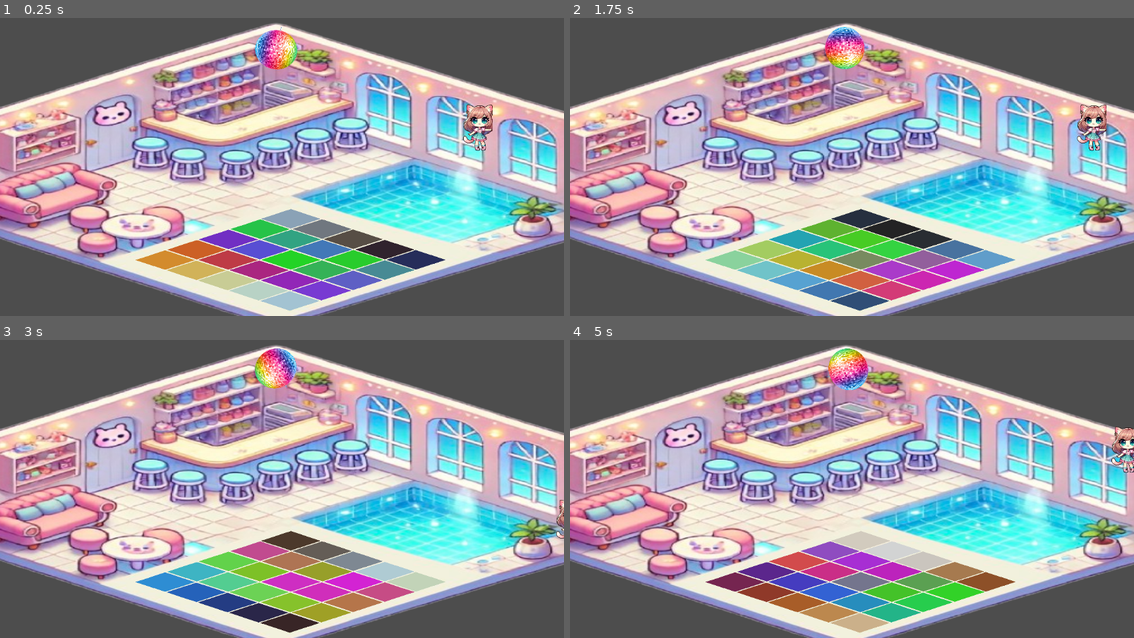
Above: before the commit, frames 1-4 (two rows, left to right).
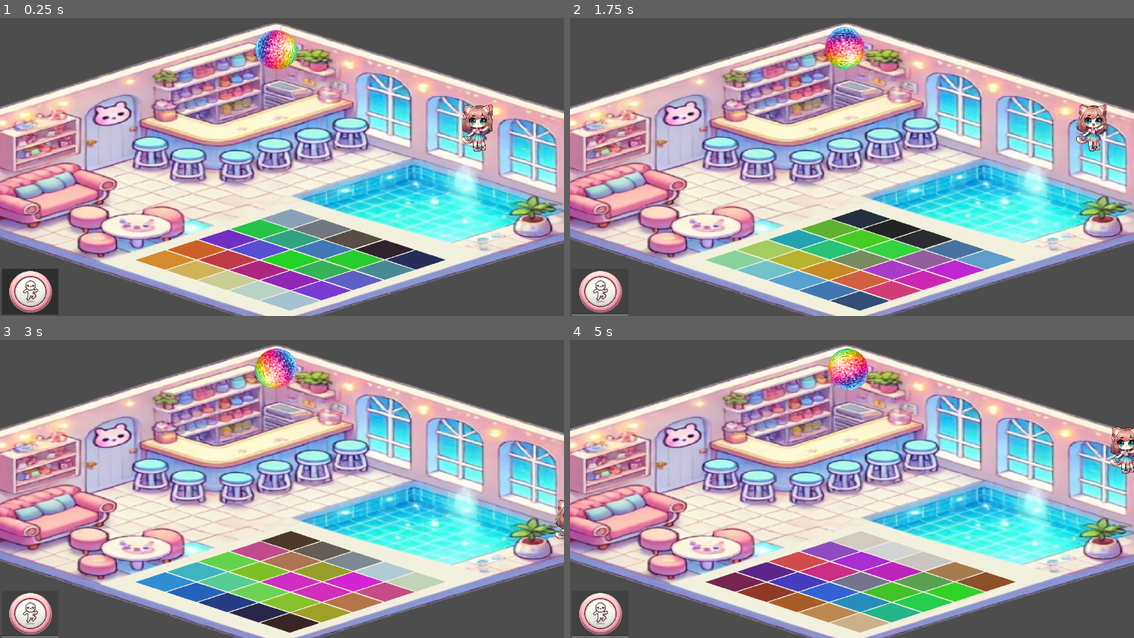
Above: after the commit, the same moments.

Repository: pariseclipse/Audio_Interactive2DGame
Game: Godot game, scene res://Main.tscn
The game is run twice, just before and just after one commit, with the same random seed, the same clock (stepped at 60 frames per second) and the same inputs.
Inputs (mouse positions are in pixels of both pictures, inside the frame that each line leads up to):
- Up to frame 1 (0.25 s): no input
- Up to frame 2 (1.75 s): click (598, 292) at 0.52 s; hold Right (ui_right) from 1.28 s (still down)
- Up to frame 3 (3 s): release Right (ui_right) at 2.03 s; hold Down (ui_down) 2.03-2.78 s; hold Right (ui_right) from 2.78 s (still down)
- Up to frame 4 (5 s): release Right (ui_right) at 3.53 s; hold Up (ui_up) 3.53-4.28 s; hold Left (ui_left) from 4.28 s (still down)

The runs differ from the first frame. In frame 1, 2.0% of the frame differs, in the area x 0-88%, y 29-100%; in frame 2, 1.2%; in frame 3, 1.0%; in frame 4, 1.3%.

Commit message:
Adding start/stop dancing button on the character

Diff:
--- /dev/null
+++ b/Button.gd
@@ -0,0 +1,14 @@
+extends Button
+
+# Reference to the character's AnimatedSprite2D
+@onready var character_animation = get_node("/root/DiscoGame/Player/AnimatedSprite2D")
+var is_dancing = false  # Track if the character is dancing
+
+func _on_pressed():
+	if is_dancing:
+		character_animation.stop()
+		character_animation.frame = 0
+		is_dancing = false
+	else:
+		character_animation.play("dance")
+		is_dancing = true
--- a/Main.tscn
+++ b/Main.tscn
@@ -1,12 +1,38 @@
-[gd_scene load_steps=8 format=3 uid="uid://dlmmggj8vyrqt"]
+[gd_scene load_steps=13 format=3 uid="uid://dlmmggj8vyrqt"]
 
 [ext_resource type="Script" path="res://TitleGrid.gd" id="1_rhtic"]
 [ext_resource type="Texture2D" uid="uid://b4i8a4egke73d" path="res://post1.png" id="2_l4jbo"]
 [ext_resource type="Script" path="res://Player.gd" id="3_b7m0y"]
+[ext_resource type="Texture2D" uid="uid://cyo2ugxfr3y5d" path="res://post2.png" id="4_addro"]
 [ext_resource type="Texture2D" uid="uid://d0sspou5jw87o" path="res://discoball.png" id="4_unyqo"]
 [ext_resource type="Script" path="res://DiscoBall.gd" id="5_jiaq8"]
+[ext_resource type="Texture2D" uid="uid://f2cdlcfqg7w8" path="res://pose3.png" id="5_nmpoh"]
 [ext_resource type="AudioStream" uid="uid://dx6yey0ymgljk" path="res://apt.mp3" id="6_wgasa"]
 [ext_resource type="Texture2D" uid="uid://byuh0t4oahobn" path="res://room.png" id="7_ud5vg"]
+[ext_resource type="Texture2D" uid="uid://boesmba235hwh" path="res://danceButton.png" id="10_qsbs3"]
+[ext_resource type="Script" path="res://Button.gd" id="11_6ohpv"]
+
+[sub_resource type="SpriteFrames" id="SpriteFrames_1fin2"]
+animations = [{
+"frames": [{
+"duration": 1.0,
+"texture": ExtResource("4_addro")
+}, {
+"duration": 1.0,
+"texture": ExtResource("2_l4jbo")
+}, {
+"duration": 1.0,
+"texture": ExtResource("5_nmpoh")
+}],
+"loop": true,
+"name": &"dance",
+"speed": 5.0
+}, {
+"frames": [],
+"loop": true,
+"name": &"default",
+"speed": 5.0
+}]
 
 [node name="DiscoGame" type="Node2D"]
 
@@ -251,6 +277,10 @@
 scale = Vector2(0.186523, 0.185547)
 texture = ExtResource("2_l4jbo")
 script = ExtResource("3_b7m0y")
+
+[node name="AnimatedSprite2D" type="AnimatedSprite2D" parent="Player"]
+sprite_frames = SubResource("SpriteFrames_1fin2")
+animation = &"dance"
 
 [node name="DiscoBall" type="Sprite2D" parent="."]
 position = Vector2(149, -65)
@@ -272,3 +302,14 @@
 scale = Vector2(2.29393, 1.51972)
 texture = ExtResource("7_ud5vg")
 metadata/_edit_lock_ = true
+
+[node name="Button" type="Button" parent="."]
+offset_left = -412.0
+offset_top = 387.0
+offset_right = 163.0
+offset_bottom = 859.0
+scale = Vector2(0.2, 0.2)
+icon = ExtResource("10_qsbs3")
+script = ExtResource("11_6ohpv")
+
+[connection signal="pressed" from="Button" to="Button" method="_on_pressed"]
Binary file added: danceButton.png
Not shown, added: danceButton.png.import
Not shown, changed: .DS_Store
